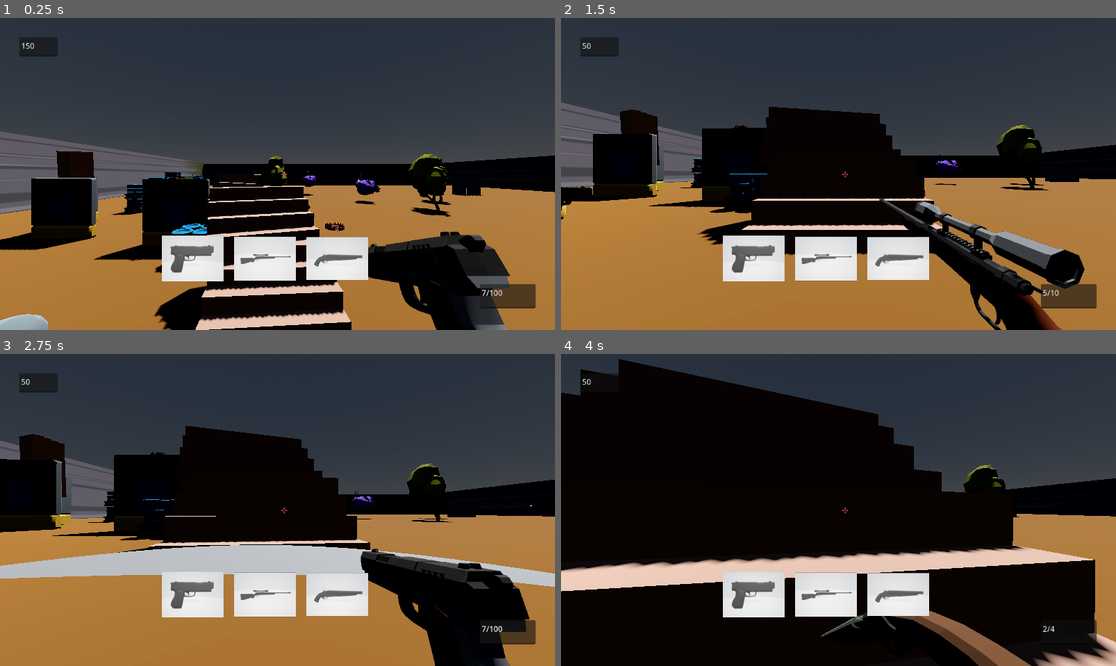
Above: before the commit, frames 1-4 (two rows, left to right).
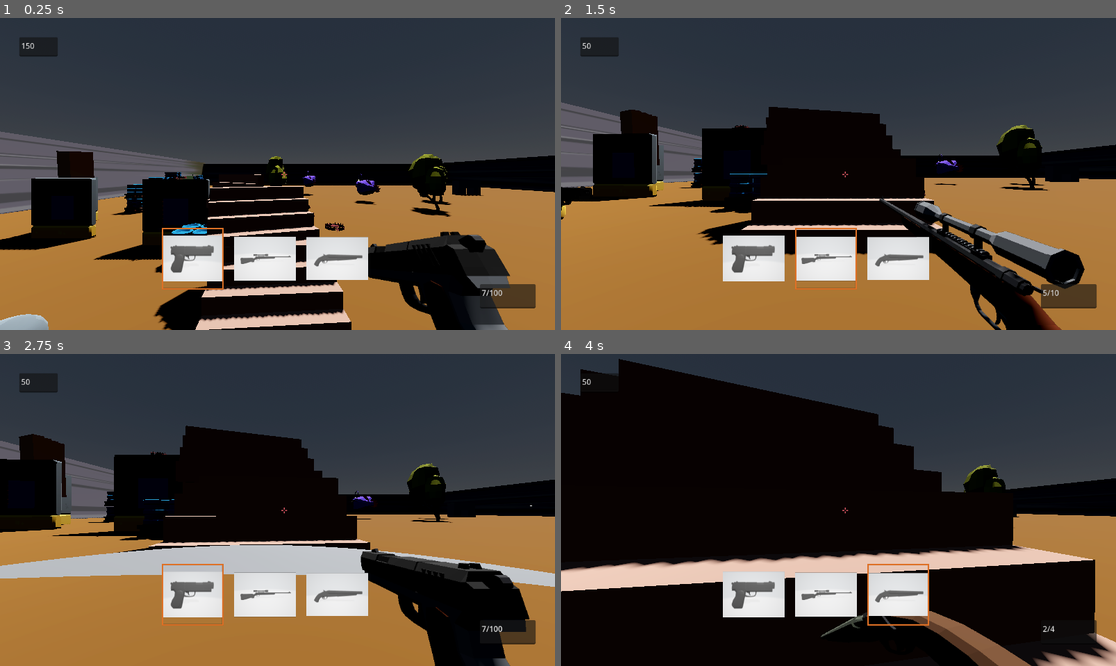
Above: after the commit, the same moments.

Repository: pixelcrust/godotfps
Game: Godot game, scene res://world.tscn
Same seed, same stepped clock (60 frames per second), same inputs: the game is played once before the commit and once after it.
Inputs (mouse positions are in pixels of both pictures, inside the frame that each line leads up to):
- Up to frame 1 (0.25 s): no input
- Up to frame 2 (1.5 s): move the mouse to (866, 174) at 0.52 s; hold W (key_forward) from 0.53 s (still down); tap Tab (key_next_weapon) at 0.6 s; tap Space (key_jump) at 0.77 s; move the mouse to (810, 174) at 1.27 s; tap F (Interact) at 1.35 s
- Up to frame 3 (2.75 s): keep holding W (key_forward); tap Space (key_jump) at 1.52 s; tap Tab (key_next_weapon) at 1.55, 2.3 s; move the mouse to (288, 503) at 2.02 s; hold Ctrl (key_crouch) from 2.03 s (still down)
- Up to frame 4 (4 s): keep holding W (key_forward); move the mouse to (832, 516) at 2.77 s; release Ctrl (key_crouch) at 2.78 s; tap Tab (key_next_weapon) at 2.85, 3.8 s; tap Space (key_jump) at 3.02, 3.77 s; move the mouse to (877, 513) at 3.52 s; hold Shift (key_run) from 3.53 s (still down)

The runs differ from the first frame. In frame 1, 0.2% of the frame differs, in the area x 29-41%, y 67-88%; in frame 2, 0.2%; in frame 3, 0.2%; in frame 4, 0.2%.

Commit message:
inventory marker shows whats equipped

Diff:
--- a/Player.gd
+++ b/Player.gd
@@ -60,6 +60,7 @@
 @onready var icon_pistol = preload("res://Sprites/icons/icon_pistol.png")
 @onready var icon_shotgun = preload("res://Sprites/icons/icon_shotgun.png")
 @onready var icon_sniper = preload("res://Sprites/icons/icon_sniper.png")
+@onready var inventory_marker = $Head/Camera3D/CanvasLayer/SubViewportContainer/SubViewport/Camera3D/display_inventory/inventory_marker
 @onready var inventory_timer = $Head/Camera3D/CanvasLayer/SubViewportContainer/SubViewport/Camera3D/display_inventory/inv_timer
 
 #preload equippment? move somewhere
@@ -207,9 +208,7 @@
 			collisionshape.scale.y = 1
 			mesh.scale.y = 1
 			pass
-	#if state_move == 2:
-	#else:
-		#crouch
+
 
 	# Get the input direction and handle the movement/deceleration.
 	# As good practice, you should replace UI actions with custom gameplay actions.
@@ -252,38 +251,6 @@
 
 func equip_weapon():
 
-	#show gui for inventory
-	display_inventory.visible = true
-	inventory_timer.connect("timeout",_inventory_gui_timeout)
-	inventory_timer.start()
-
-	match inventory[0].item_id:
-		0:
-			inv_slot_1.texture = icon_pistol
-		1:
-			inv_slot_1.texture = icon_shotgun
-		2:
-			inv_slot_1.texture = icon_sniper
-		_:
-			pass
-	match inventory[1].item_id:
-		0:
-			inv_slot_2.texture = icon_pistol
-		1:
-			inv_slot_2.texture = icon_shotgun
-		2:
-			inv_slot_2.texture = icon_sniper
-		_:
-			pass
-	match inventory[2].item_id:
-		0:
-			inv_slot_3.texture = icon_pistol
-		1:
-			inv_slot_3.texture = icon_shotgun
-		2:
-			inv_slot_3.texture = icon_sniper
-		_:
-			pass
 
 	#equip weapon
 	if(inventory_selector<inventory.size()):
@@ -322,6 +289,52 @@
 			pass
 		_:
 			equipped_id = -1
+	#show gui for inventory
+	display_inventory.visible = true
+	inventory_timer.connect("timeout",_inventory_gui_timeout)
+	inventory_timer.start()
+	inventory_marker.visible = true
+	match inventory_selector:
+		0:
+			inventory_marker.global_position.x = inv_slot_1.global_position.x
+			inventory_marker.global_position.y = inv_slot_1.global_position.y
+		1:
+			inventory_marker.global_position.x = inv_slot_2.global_position.x
+			inventory_marker.global_position.y = inv_slot_2.global_position.y
+		2:
+			inventory_marker.global_position.x = inv_slot_3.global_position.x
+			inventory_marker.global_position.y = inv_slot_3.global_position.y
+		_:
+			inventory_marker.global_position.x = 0
+			inventory_marker.global_position.y = 0
+
+	match inventory[0].item_id:
+		0:
+			inv_slot_1.texture = icon_pistol
+		1:
+			inv_slot_1.texture = icon_shotgun
+		2:
+			inv_slot_1.texture = icon_sniper
+		_:
+			pass
+	match inventory[1].item_id:
+		0:
+			inv_slot_2.texture = icon_pistol
+		1:
+			inv_slot_2.texture = icon_shotgun
+		2:
+			inv_slot_2.texture = icon_sniper
+		_:
+			pass
+	match inventory[2].item_id:
+		0:
+			inv_slot_3.texture = icon_pistol
+		1:
+			inv_slot_3.texture = icon_shotgun
+		2:
+			inv_slot_3.texture = icon_sniper
+		_:
+			pass
 
 
 func _on_bone_head_bodypart_hit(dmg):
@@ -354,3 +367,4 @@
 
 func _inventory_gui_timeout():
 	display_inventory.visible = false
+	display_inventory.visible = false
--- a/Scenes/player.tscn
+++ b/Scenes/player.tscn
@@ -1,8 +1,9 @@
-[gd_scene load_steps=11 format=3 uid="uid://dces3e55616v5"]
+[gd_scene load_steps=12 format=3 uid="uid://dces3e55616v5"]
 
 [ext_resource type="Script" path="res://Player.gd" id="1_sfosh"]
 [ext_resource type="Texture2D" uid="uid://dqlynnw5748ta" path="res://crosshair.png" id="2_v71jm"]
 [ext_resource type="Script" path="res://Scripts/bodypart.gd" id="2_wfych"]
+[ext_resource type="Texture2D" uid="uid://d03pvpgtacada" path="res://Sprites/icons/marker_icon.png" id="4_jacde"]
 
 [sub_resource type="CapsuleMesh" id="CapsuleMesh_gmr4f"]
 
@@ -186,6 +187,9 @@
 
 [node name="inv_timer" type="Timer" parent="Head/Camera3D/CanvasLayer/SubViewportContainer/SubViewport/Camera3D/display_inventory"]
 
+[node name="inventory_marker" type="Sprite2D" parent="Head/Camera3D/CanvasLayer/SubViewportContainer/SubViewport/Camera3D/display_inventory"]
+texture = ExtResource("4_jacde")
+
 [node name="raycast_interaction" type="RayCast3D" parent="Head/Camera3D"]
 transform = Transform3D(5.73206e-15, 1.31134e-07, 3, 3, -1.31134e-07, 0, 1.31134e-07, 3, -1.31134e-07, 0, 0, -0.585909)
 collision_mask = 2
Binary file added: Sprites/icons/marker_icon.png
Not shown, added: Sprites/icons/marker_icon.png.import
